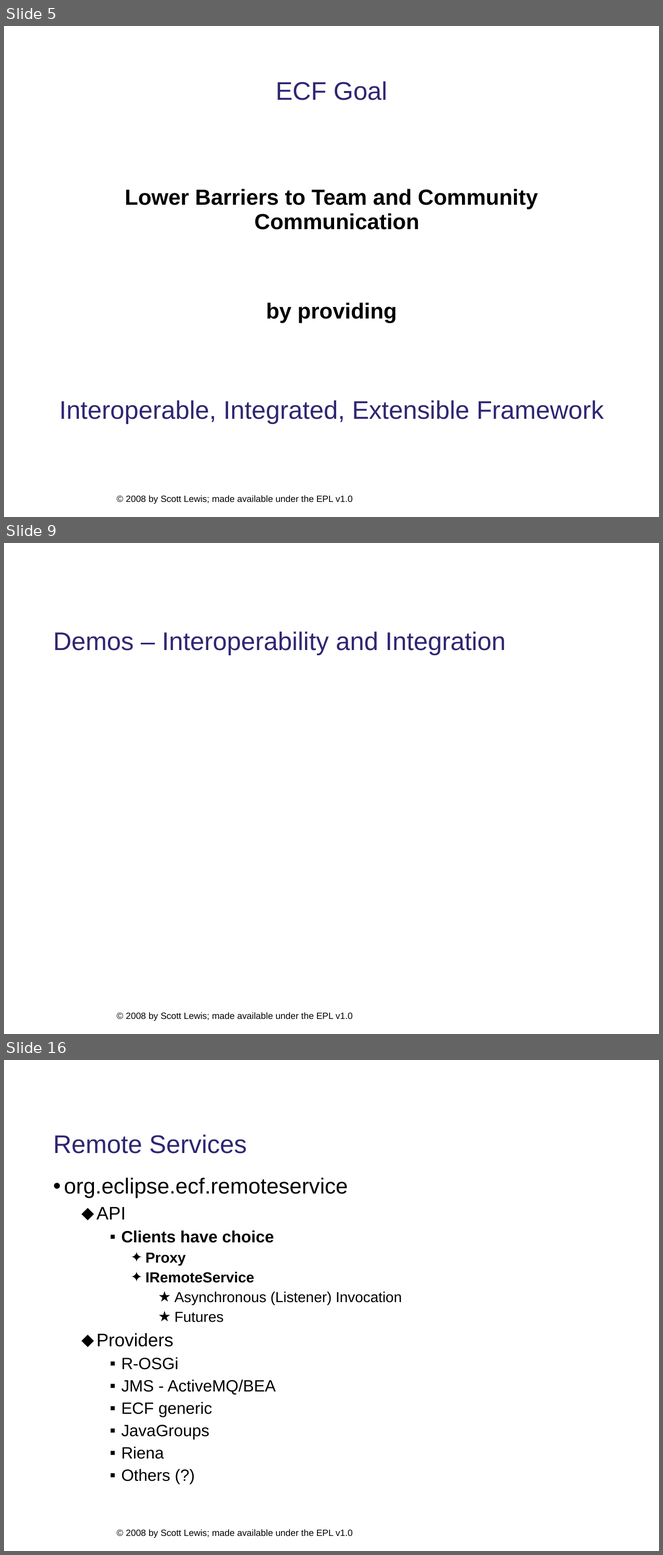
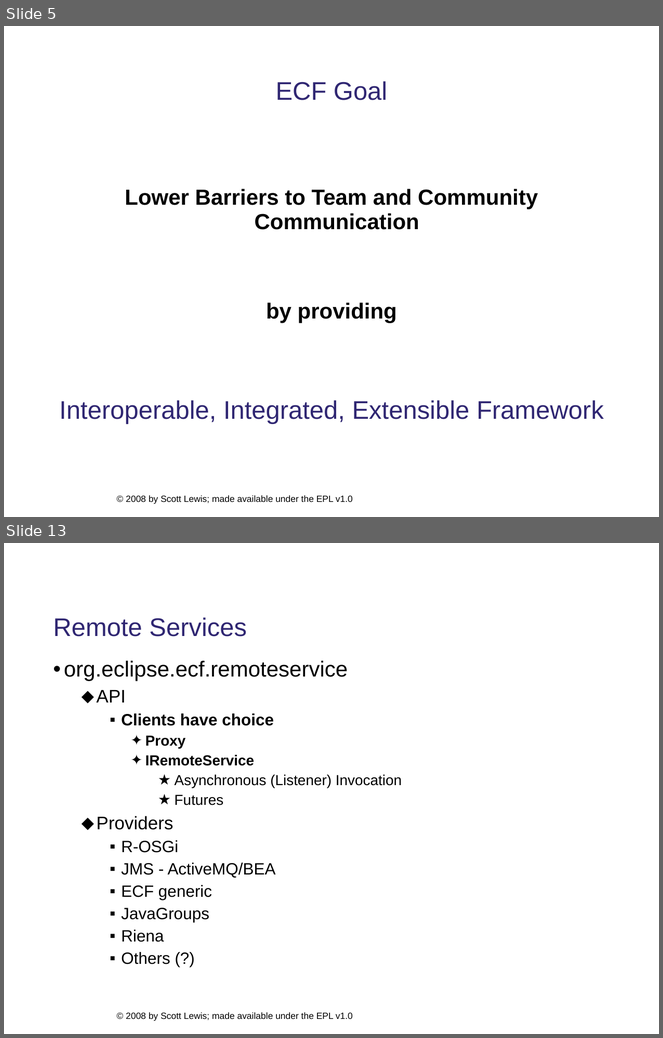
Before and after one commit to eclipse/ecf-website, a slide deck: presentations/eclipsecon2008/longtalk134/ecf_eclipsecon2008_134.ppt. Shown one above the other, each under a label of ours: slides 5, 9 and 16 before the commit, slides 5 and 13 after it; the slides between them are not shown. The pictures are 663x1555 and 663x1038 pixels, drawn with LibreOffice and Linux fonts; fonts in the diff are those of the drawing; background and template pictures are left out. Boxes give left, top, right and bottom in pixels: in the first picture for what was removed or moved away, otherwise in the second. Text is boxed around its words. In the diff, an @@ line names an element or a change of style, - is before the commit and + after.

```diff
--- a/presentations/eclipsecon2008/longtalk134/ecf_eclipsecon2008_134.ppt
+++ b/presentations/eclipsecon2008/longtalk134/ecf_eclipsecon2008_134.ppt
@@ slide 9 removed at (4, 543, 659, 1034), background #FFFFFF; not listed: 1 template element that a slide beside it also shows @@
@@ title removed at (53, 631, 506, 655) @@
-Demos – Interoperability and Integration
@@ what was slide 16 is now slide 13 @@
```
Also in this commit, not shown: 6 slides changed, 3 slides added, 6 other slides removed, 1 other file.
